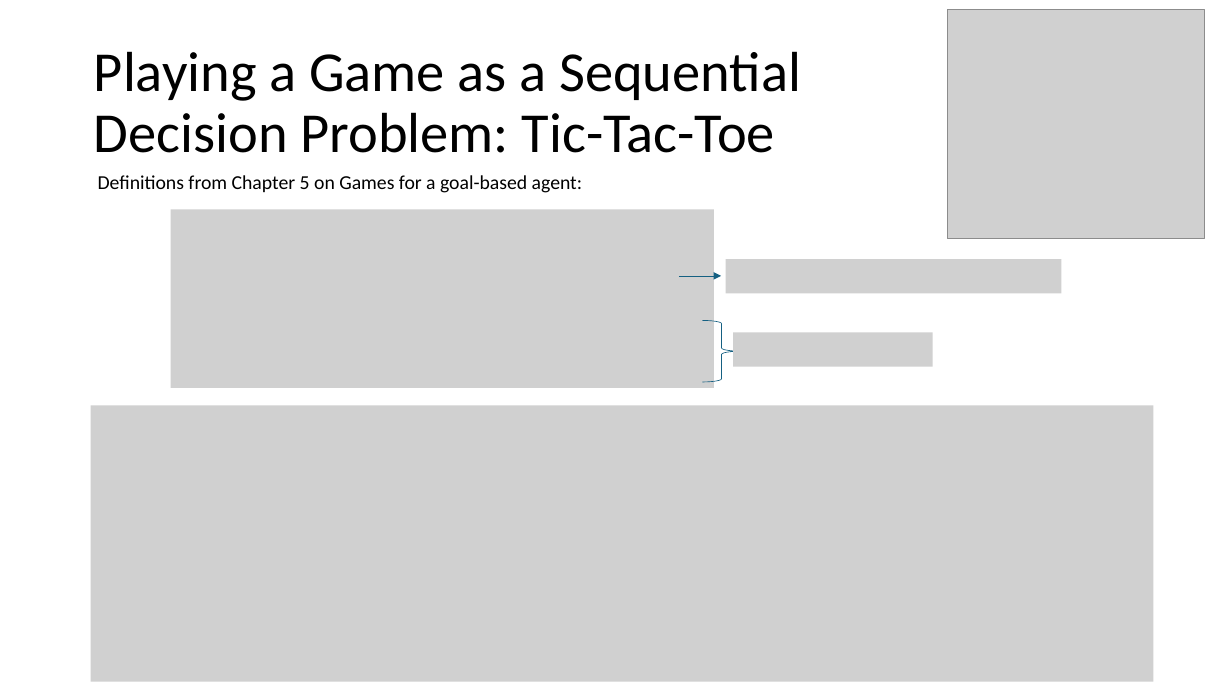
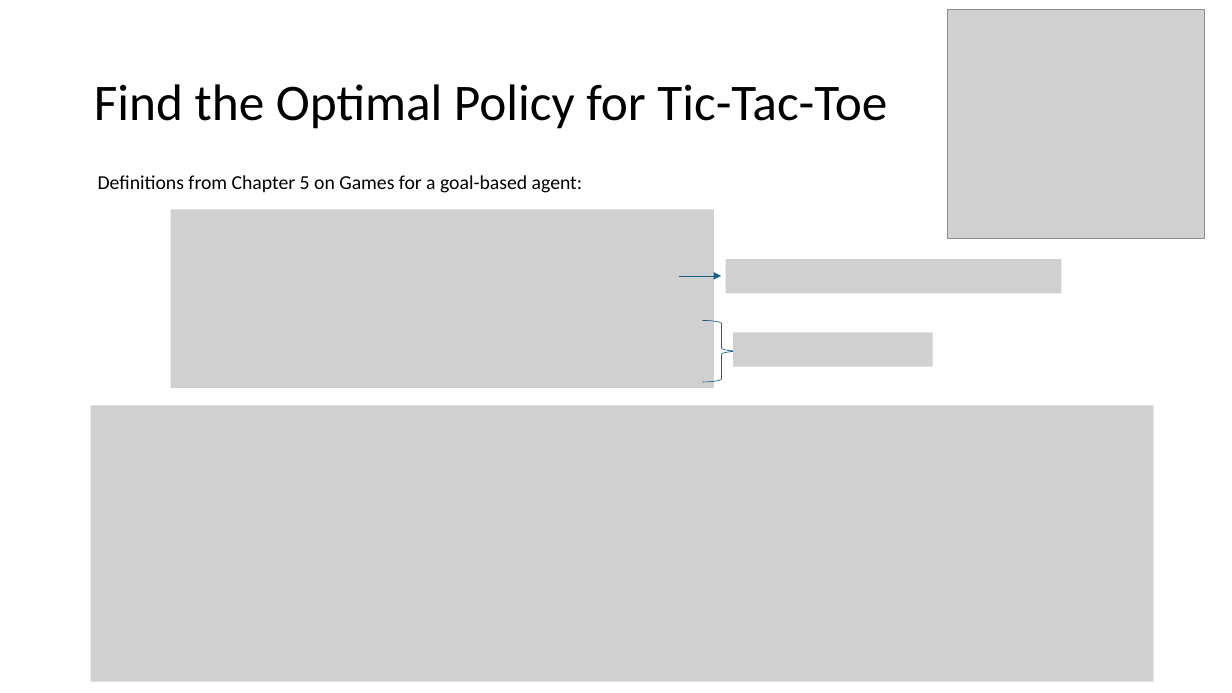
Before and after one commit to mhahsler/CS7320-AI, a slide deck: slide 14 of slides/22_Reinforcement_Learning.pptx. Drawn at 1232x693 pixels with LibreOffice and Linux fonts; fonts in the diff are those of the drawing; grey boxes stand for pictures. Boxes give left, top, right and bottom in pixels: in the first picture for what was removed or moved away, otherwise in the second. Text is boxed around its words. In the diff, an @@ line names an element or a change of style, - is before the commit and + after.

```diff
--- a/slides/22_Reinforcement_Learning.pptx
+++ b/slides/22_Reinforcement_Learning.pptx
@@ title at [94,84,887,129]: text changed; size 44 to 40 pt @@
-Playing a Game as a Sequential Decision Problem: Tic-Tac-Toe
+Find the Optimal Policy for Tic-Tac-Toe
```
Also in this commit, not shown: 5 other slides changed, 1 other file.
